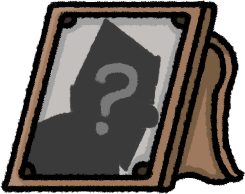
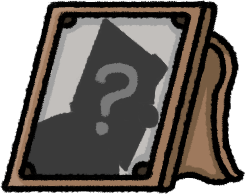
Revision of a layered 245 x 194 image; what changed, layer by layer:
painted on "Pintar camada 3 Mescladas" (1st of 2, in "ROUNDS" › "Carta General") over [68, 18, 169, 146]
painted on "Pintar camada 6" (1st of 10, in "ROUNDS" › "Carta General") over [68, 18, 169, 146]
painted on "Pintar camada 3" (1st of 11, in "ROUNDS" › "Carta General") over [68, 18, 169, 146]
